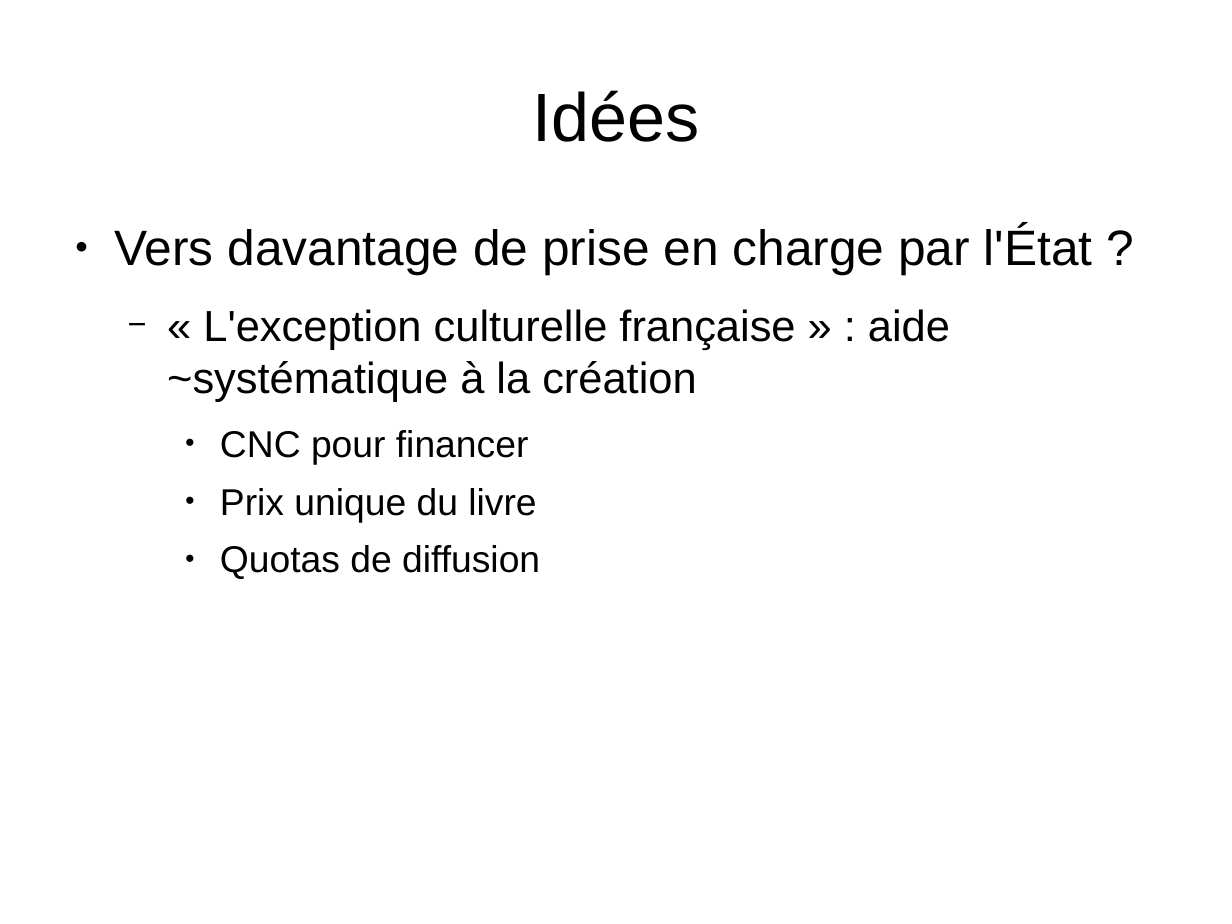
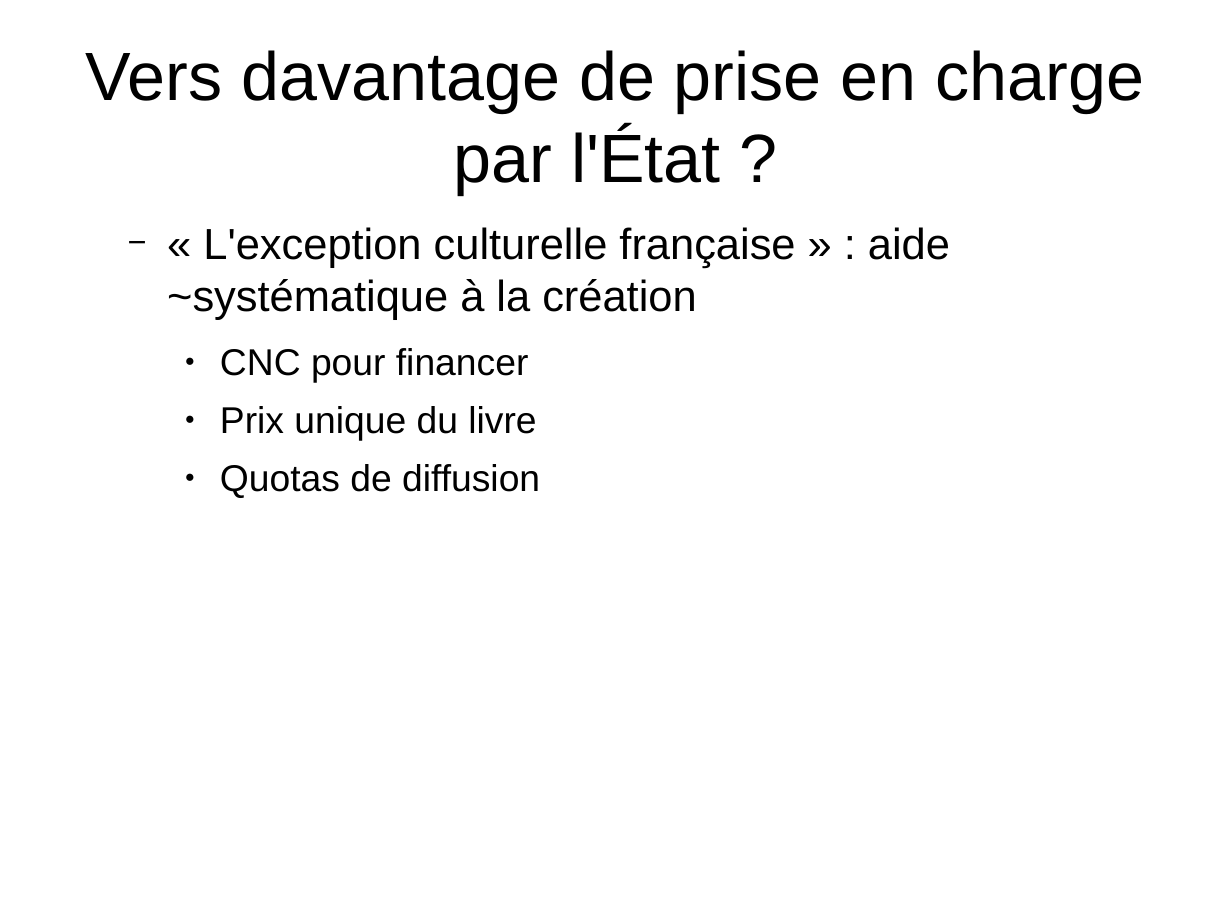
Before and after one commit to Parashp/pph-droit-auteur, a slide deck: slide 20 of soutenance.odp (slide 18 before the commit). Drawn at 1232x924 pixels with LibreOffice and Linux fonts; fonts in the diff are those of the drawing. Boxes give left, top, right and bottom in pixels: in the first picture for what was removed or moved away, otherwise in the second. Text is boxed around its words. In the diff, an @@ line names an element or a change of style, - is before the commit and + after.

Commit message:
Oral : préciser les idées

```diff
--- a/soutenance.odp
+++ b/soutenance.odp
@@ title at <box>86,50,1145,194</box>: text changed @@
-Idées
+Vers davantage de prise en charge par l'État ?
@@ text at <box>114,226,1093,275</box>: paragraph removed @@
-● Vers davantage de prise en charge par l'État ?
```
Also in this commit, not shown: 9 other slides changed, 4 slides added, 1 slide removed.
